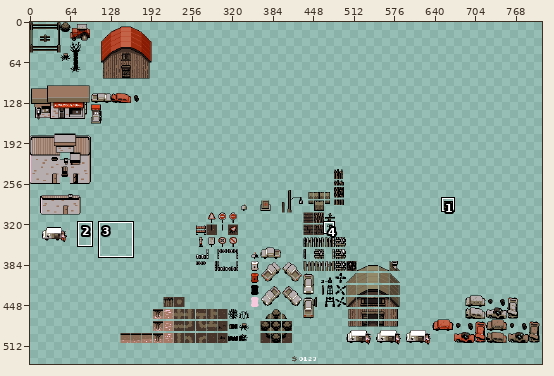
Two versions of one pixel-art file, aseprite/collidables.aseprite. Above: a wide view before the commit, with the close-up outlined.
Close-up. Before the commit:
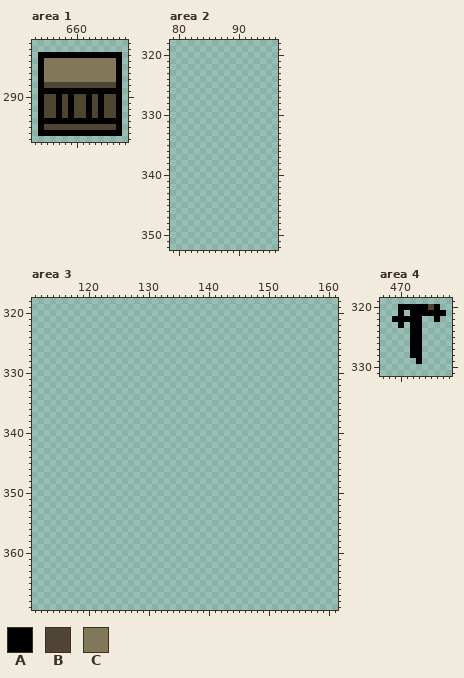
1000x1000 pixels, 1 frame. Pixels under 10% opacity are left out. Shown: area 1: x 653..668, y 281..297; area 2: x 79..96, y 318..352; area 3: x 111..161, y 318..369; area 4: x 467..478, y 319..331. The wide view leaves out empty margins. The commit also changed other parts of the picture, which this record leaves out.
Palette (. is transparent): A #000000  B #504433  C #83775b
Pixels before, area 1, first column x 654:
283 AAAAAAAAAAAAAA
284 ACCCCCCCCCCCCA
285 ACCCCCCCCCCCCA
286 ACCCCCCCCCCCCA
287 ACCCCCCCCCCCCA
288 ABBBBBBBBBBBBA
289 AAAAAAAAAAAAAA
290 ABBABABBABABBA
291 ABBABABBABABBA
292 ABBABABBABABBA
293 ABBABABBABABBA
294 AAAAAAAAAAAAAA
295 ABBBBBBBBBBBBA
296 AAAAAAAAAAAAAA
Pixels before, area 3 (only the part around the change), first column x 111:
318 ...................................................
319 ...................................................
320 ...................................................
321 ...................................................
322 ...................................................
323 ...................................................
324 ...................................................
325 ...................................................
326 ...................................................
327 ...................................................
328 ...................................................
329 ...................................................
330 ...................................................
331 ...................................................
332 ...................................................
333 ...................................................
334 ...................................................
335 ...................................................
336 ...................................................
337 ...................................................
338 ...................................................
339 ...................................................
340 ...................................................
341 ...................................................
342 ...................................................
343 ...................................................
344 ...................................................
345 ...................................................
346 ...................................................
347 ...................................................
348 ...................................................
349 ...................................................
350 ...................................................
351 ...................................................
352 ...................................................
353 ...................................................
354 ...................................................
355 ...................................................
356 ...................................................
357 ...................................................
358 ...................................................
359 ...................................................
360 ...................................................
361 ...................................................
362 ...................................................
363 ...................................................
364 ...................................................
365 ...................................................
366 ...................................................
367 ...................................................
368 ...................................................
369 ...................................................
Pixels before, area 4, first column x 469:
320 .AAAAABA.
321 .A.AAAAAA
322 AAAAA..A.
323 .A.AA....
324 ...AA....
325 ...AA....
326 ...AA....
327 ...AA....
328 ...AA....
329 ....A....
After:
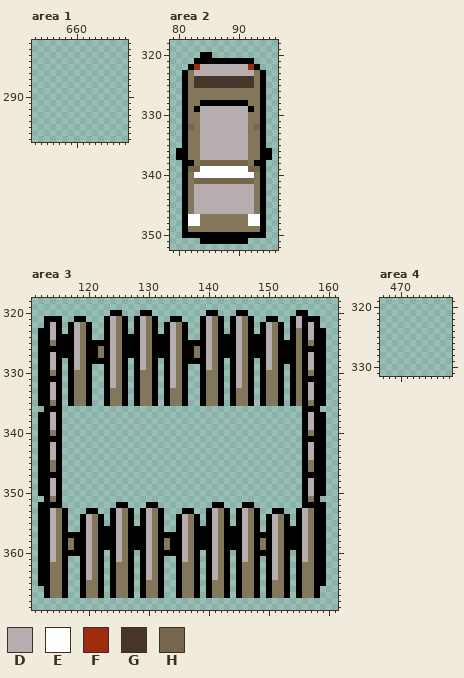
Colours new in this view: D #b6aeae  E #ffffff  F #9d2c0f  G #47352c  H #77664e
Edits made:
Changed rows in their new state; - is an unchanged pixel.
Area 1:
first column x 654:
283 ..............
284 ..............
285 ..............
286 ..............
287 ..............
288 ..............
289 ..............
290 ..............
291 ..............
292 ..............
293 ..............
294 ..............
295 ..............
296 ..............
Area 2:
first column x 80:
320 ----AA----------
321 ---AAAAAAAAAA---
322 --AFDDDDDDDDFA--
323 -ACDDDDDDDDDDCA-
324 -ACGGGGGGGGGGCA-
325 -ACGGGGGGGGGGCA-
326 -ACCCCCCCCCCCCA-
327 -ACCCCCCCCCCCCA-
328 -ACCAAAAAAAACCA-
329 -ACADDDDDDDDACA-
330 -ACCDDDDDDDDCCA-
331 -ACCDDDDDDDDCCA-
332 -AHCDDDDDDDDCHA-
333 -ACCDDDDDDDDCCA-
334 -ACCDDDDDDDDCCA-
335 -ACCDDDDDDDDCCA-
336 AACCDDDDDDDDCCAA
337 AACCDDDDDDDDCCAA
338 -AACHHHHHHHHCAA-
339 -AHHEEEEEEEEHHA-
340 -ACEEEEEEEEEECA-
341 -ACHHHHHHHHHHCA-
342 -ACDDDDDDDDDDCA-
343 -ACDDDDDDDDDDCA-
344 -ACDDDDDDDDDDCA-
345 -ACDDDDDDDDDDCA-
346 -ACDDDDDDDDDDCA-
347 -AEECCCCCCCCEEA-
348 -AEECCCCCCCCEEA-
349 -ACCCCCCCCCCCCA-
350 -AAAAAAAAAAAAAA-
351 ----AAAAAAAA----
Area 3:
first column x 112:
320 ------------AA---AA---------AA---AA--------AA---
321 -AAA--AA---ADCA-ADCA--AA---ADCA-ADCA--AA--ADAAA-
322 -ADA-ADCA--ADCA-ADCA-ADCA--ADCA-ADCA-ADCA-ADADA-
323 AADA-ADCA--ADCA-ADCA-ADCA--ADCA-ADCA-ADCA-ACADAA
324 AADAAADCA--ADCAAADCAAADCA--ADCAAADCAAADCA-ACADAA
325 AACAAADCAAAADCAAADCAAADCAAAADCAAADCAAADCAAACACAA
326 AAAAAADCAACADCAAADCAAADCAACADCAAADCAAADCAAACAAAA
327 AADAAADCAACADCAAADCAAADCAACADCAAADCAAADCAAACADAA
328 AADA-ADCAAAADCA-ADCA-ADCAAAADCA-ADCA-ADCAAACADAA
329 AADA-ADCA--ADCA-ADCA-ADCA--ADCA-ADCA-ADCA-ACADAA
330 AACA-ACCA--ADCA-ACCA-ADCA--ACCA-ADCA-ACCA-ACACAA
331 AAAA-ACCA--ADCA-ACCA-ADCA--ACCA-ADCA-ACCA-ACAAAA
332 AADA-ACCA--ADCA-ACCA-ADCA--ACCA-ADCA-ACCA-ACADAA
333 AADA-ACCA--ACCA-ACCA-ACCA--ACCA-ACCA-ACCA-ACADAA
334 AADA-ACCA--ACCA-ACCA-ACCA--ACCA-ACCA-ACCA-ACADAA
335 AACA-ACCA--ACCA-ACCA-ACCA--ACCA-ACCA-ACCA-ACACAA
336 -AAA----------------------------------------AAA-
337 AADA----------------------------------------ADAA
338 AADA----------------------------------------ADAA
339 AADA----------------------------------------ADAA
340 AACA----------------------------------------ACAA
341 AAAA----------------------------------------AAAA
342 AADA----------------------------------------ADAA
343 AADA----------------------------------------ADAA
344 AADA----------------------------------------ADAA
345 AACA----------------------------------------ACAA
346 AACA----------------------------------------ACAA
347 AAAA----------------------------------------AAAA
348 AADA----------------------------------------ADAA
349 AADA----------------------------------------ADAA
350 AADA----------------------------------------ADAA
351 -ACA----------------------------------------ACA-
352 AAAA---------AA---AA---------AA---AA--------AAAA
353 AADCA---AA--ADCA-ADCA---AA--ADCA-ADCA--AA--ADCAA
354 AADCA--ADCA-ADCA-ADCA--ADCA-ADCA-ADCA-ADCA-ADCAA
355 AADCA--ADCA-ADCA-ADCA--ADCA-ADCA-ADCA-ADCA-ADCAA
356 AADCA--ADCAAADCAAADCA--ADCAAADCAAADCA-ADCAAADCAA
357 AADCAAAADCAAADCAAADCAAAADCAAADCAAADCAAADCAAADCAA
358 AADCACAADCAAADCAAADCACAADCAAADCAAADCACADCAAADCAA
359 AADCACAADCAAADCAAADCACAADCAAADCAAADCACADCAAADCAA
360 AADCAAAADCA-ADCA-ADCAAAADCA-ADCA-ADCAAADCA-ADCAA
361 AADCA--ADCA-ADCA-ADCA--ADCA-ADCA-ADCA-ADCA-ADCAA
362 AACCA--ADCA-ACCA-ADCA--ACCA-ADCA-ACCA-ADCA-ACCAA
363 AACCA--ADCA-ACCA-ADCA--ACCA-ADCA-ACCA-ADCA-ACCAA
364 AACCA--ADCA-ACCA-ADCA--ACCA-ADCA-ACCA-ADCA-ACCAA
365 AACCA--ACCA-ACCA-ACCA--ACCA-ACCA-ACCA-ACCA-ACCAA
366 -ACCA--ACCA-ACCA-ACCA--ACCA-ACCA-ACCA-ACCA-ACCA-
367 -ACCA--ACCA-ACCA-ACCA--ACCA-ACCA-ACCA-ACCA-ACCA-
Area 4:
first column x 469:
320 -.......-
321 -.-......
322 .....--.-
323 -.-..----
324 ---..----
325 ---..----
326 ---..----
327 ---..----
328 ---..----
329 ----.----
Where, in picture pixels (left, top, right, bottom), the same in both close-ups:
erased: (38, 52, 122, 136)
added: (176, 52, 272, 244)
added: (38, 310, 326, 598)
erased: (392, 304, 446, 364)
